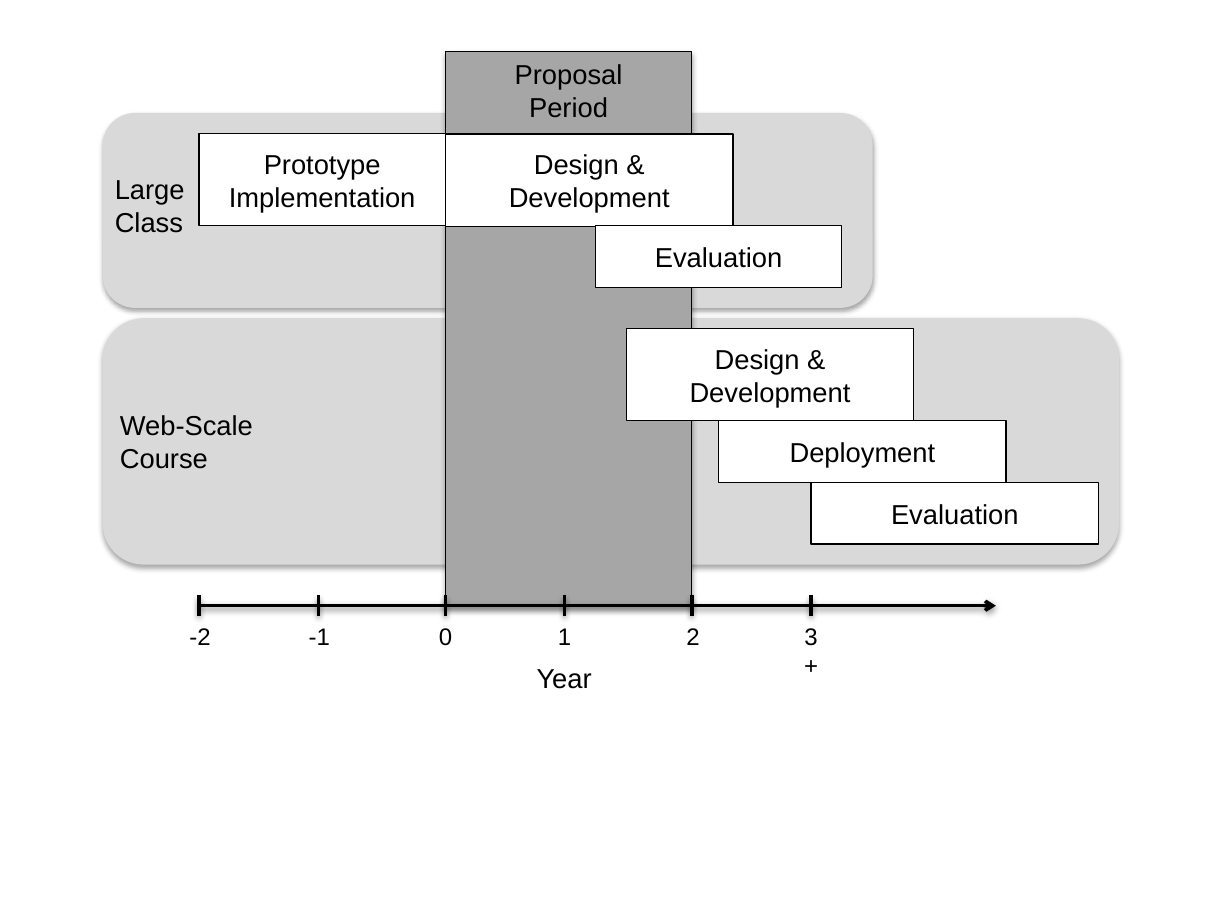
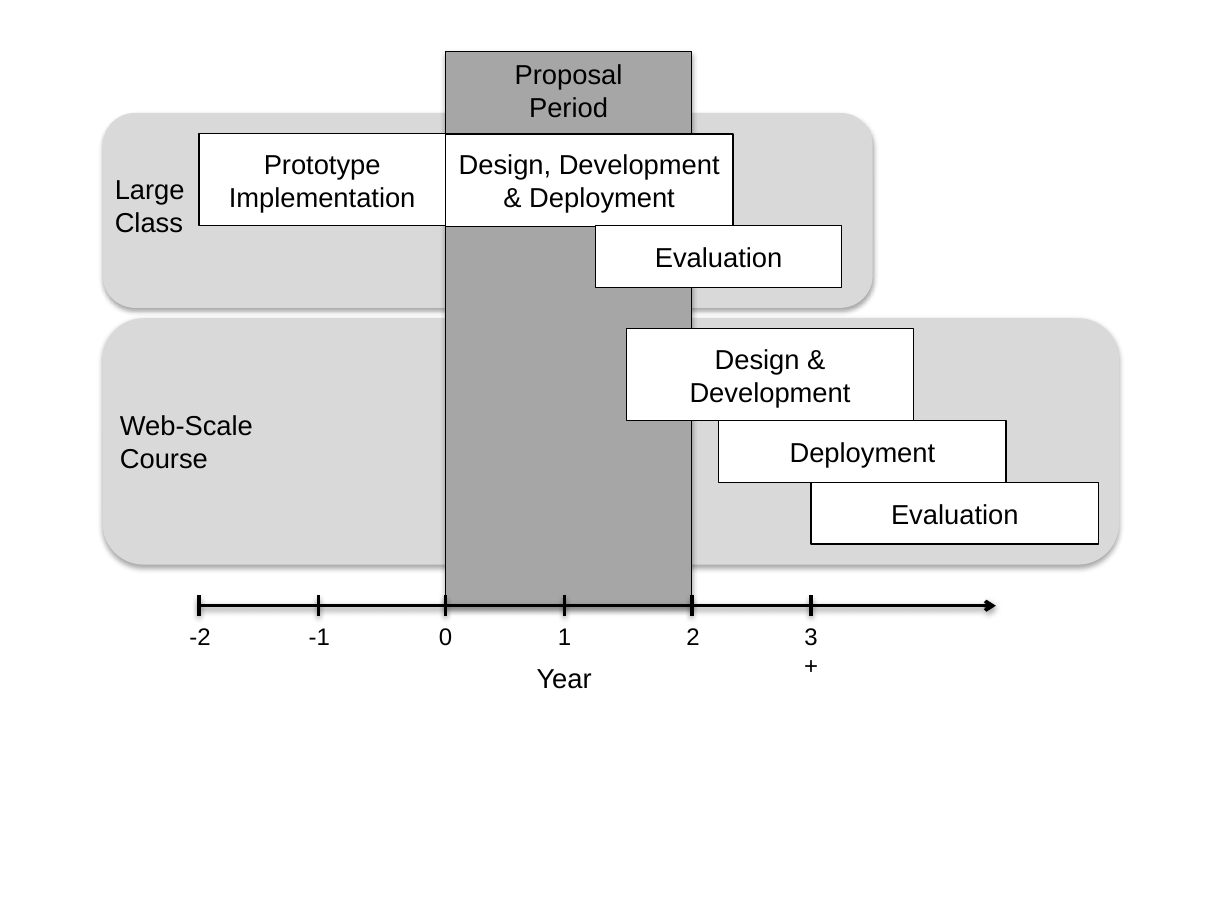
Before and after one commit to luisvonahn/Proof-Grading, a slide deck: slide 1 of schedule.pptx. Drawn at 1232x924 pixels with LibreOffice and Linux fonts; fonts in the diff are those of the drawing. Boxes give left, top, right and bottom in pixels: in the first picture for what was removed or moved away, otherwise in the second. Text is boxed around its words. In the diff, an @@ line names an element or a change of style, - is before the commit and + after.

```diff
--- a/schedule.pptx
+++ b/schedule.pptx
@@ text in rectangle at (x1=459, y1=154, x2=720, y2=213): text changed @@
-Design & Development
+Design, Development & Deployment
```
Also in this commit, not shown: 5 other files.
